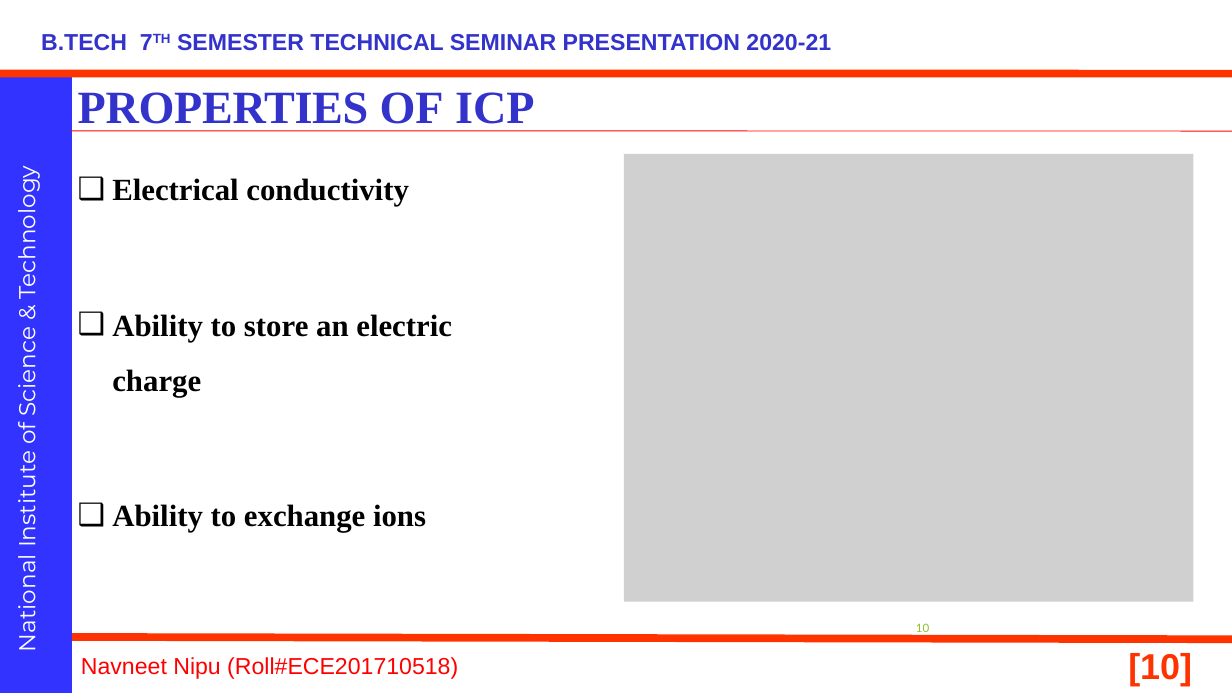
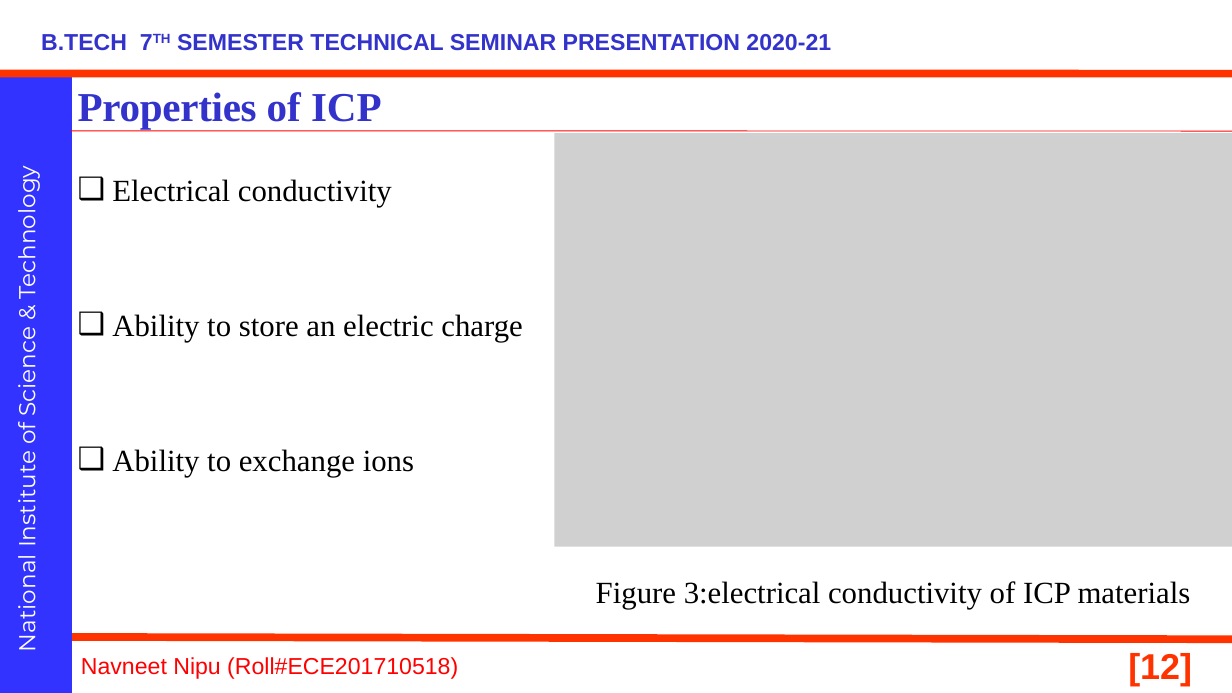
Before and after one commit to navneetnipu/BTECH_SEMINAR, a slide deck: slide 12 of seminar ppt.pptx (slide 10 before the commit). Drawn at 1232x693 pixels with LibreOffice and Linux fonts; fonts in the diff are those of the drawing; grey boxes stand for pictures; background and template pictures are left out. Boxes give left, top, right and bottom in pixels: in the first picture for what was removed or moved away, otherwise in the second. Text is boxed around its words. In the diff, an @@ line names an element or a change of style, - is before the commit and + after.

```diff
--- a/seminar ppt.pptx
+++ b/seminar ppt.pptx
@@ title at (78, 92, 382, 129): text changed; size 36 to 32 pt @@
-PROPERTIES OF ICP
+Properties of ICP
@@ picture: place and size @@
-picture at (624, 154, 1193, 603)
+picture at (555, 133, 1232, 546)
@@ text "Electrical conductivity" at (112, 179, 522, 477): bold off; alignment left to justified @@
@@ text added at (596, 581, 1191, 609), 24 pt, text #000000 @@
+Figure 3:electrical conductivity of ICP materials
@@ page number removed at (916, 623, 929, 632) @@
-10
@@ page number at (1128, 653, 1192, 686): text changed @@
-[10]
+[12]
```
Also in this commit, not shown: 19 other slides changed, 7 slides added, 1 slide removed, 1 other file.
